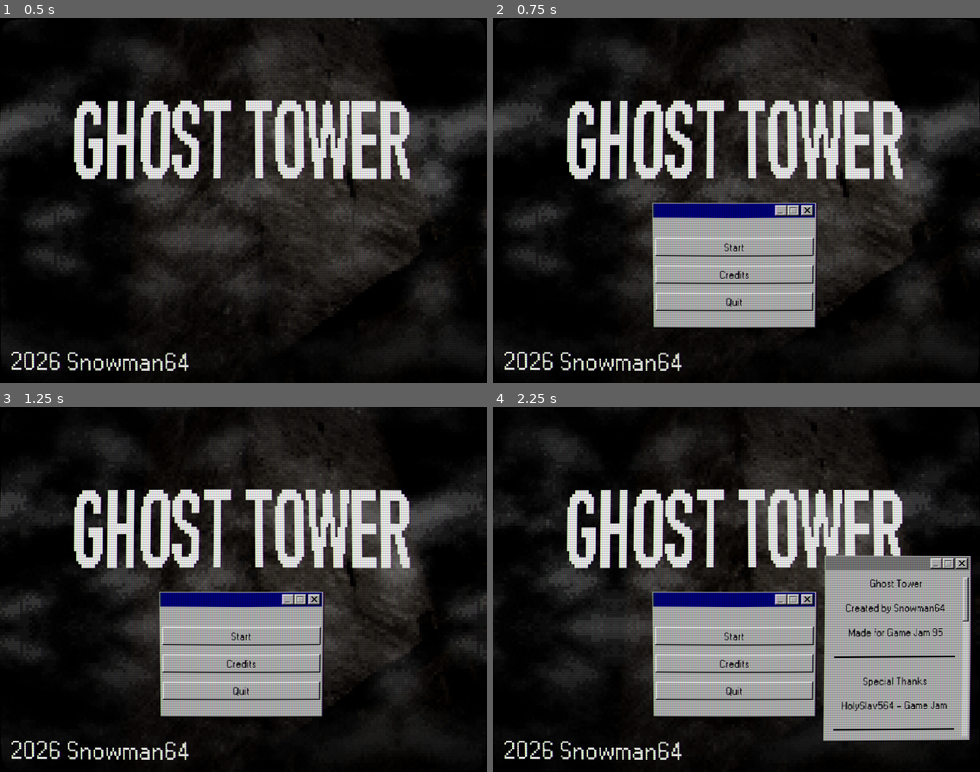
Above: before the commit, frames 1-4 (two rows, left to right).
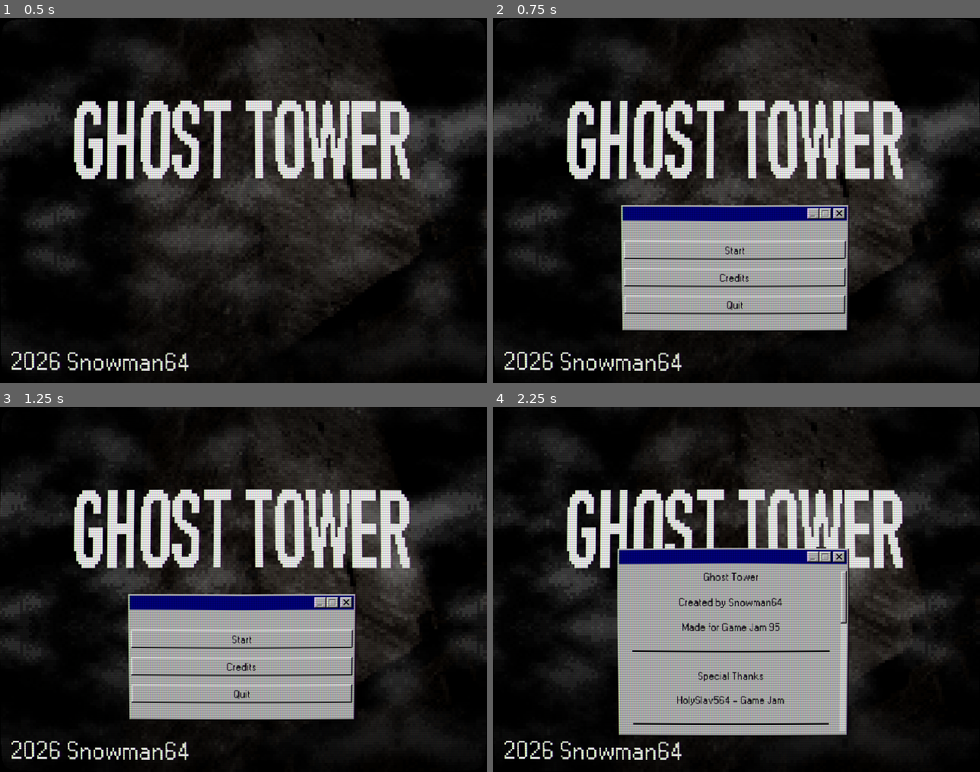
Above: after the commit, the same moments.

Repository: SnowmanSixtyFour/GhostTowerGameJam
Game: Godot game, scene res://Scenes/GUI/title.tscn
The game is run twice, just before and just after one commit, with the same random seed, the same clock (stepped at 60 frames per second) and the same inputs.
Inputs:
- Up to frame 1 (0.5 s): no input
- Up to frame 2 (0.75 s): tap Enter (ui_accept) at 0.5 s; tap Tab at 0.6 s
- Up to frame 3 (1.25 s): tap Enter (ui_accept) at 0.77 s
- Up to frame 4 (2.25 s): click "Credits" at 1.25 s; click "Start" at 2 s

Frame 1 is identical in both runs. In frame 2, 8.0% of the frame differs, in the area x 26-74%, y 50-86%; in frame 3, 8.0%; in frame 4, 27%, in the area x 25-99%, y 38-92%.

Commit message:
Updated Credits Window Position

Diff:
--- a/Scenes/GUI/title.tscn
+++ b/Scenes/GUI/title.tscn
@@ -27,25 +27,29 @@
 
 [sub_resource type="StyleBoxTexture" id="StyleBoxTexture_cu8et"]
 texture = ExtResource("9_wis5d")
-texture_margin_left = 1.0
-texture_margin_top = 20.0
+texture_margin_left = 24.0
+texture_margin_top = 21.0
 texture_margin_right = 60.0
 texture_margin_bottom = 5.0
 expand_margin_left = 2.0
-expand_margin_top = 27.0
+expand_margin_top = 28.0
 expand_margin_right = 3.0
 expand_margin_bottom = 5.0
-
-[sub_resource type="StyleBoxTexture" id="StyleBoxTexture_836cq"]
+axis_stretch_horizontal = 1
+axis_stretch_vertical = 1
+
+[sub_resource type="StyleBoxTexture" id="StyleBoxTexture_770n2"]
 texture = ExtResource("10_ya1nw")
-texture_margin_left = 1.0
-texture_margin_top = 20.0
+texture_margin_left = 24.0
+texture_margin_top = 21.0
 texture_margin_right = 60.0
 texture_margin_bottom = 5.0
 expand_margin_left = 2.0
-expand_margin_top = 27.0
+expand_margin_top = 28.0
 expand_margin_right = 3.0
 expand_margin_bottom = 5.0
+axis_stretch_horizontal = 1
+axis_stretch_vertical = 1
 
 [sub_resource type="StyleBoxFlat" id="StyleBoxFlat_ecnj7"]
 bg_color = Color(0.7529412, 0.7529412, 0.7529412, 1)
@@ -210,16 +214,16 @@
 [node name="OptionsWindow" type="Window" parent="." unique_id=1251386069]
 gui_embed_subwindows = true
 oversampling_override = 1.0
-position = Vector2i(216, 270)
-size = Vector2i(207, 132)
-min_size = Vector2i(54, 124)
+position = Vector2i(175, 274)
+size = Vector2i(290, 132)
+min_size = Vector2i(74, 100)
 max_size = Vector2i(632, 452)
 theme_override_constants/title_height = 22
 theme_override_constants/resize_margin = 12
 theme_override_icons/close = ExtResource("7_770n2")
 theme_override_icons/close_pressed = ExtResource("8_t2e20")
 theme_override_styles/embedded_border = SubResource("StyleBoxTexture_cu8et")
-theme_override_styles/embedded_unfocused_border = SubResource("StyleBoxTexture_836cq")
+theme_override_styles/embedded_unfocused_border = SubResource("StyleBoxTexture_770n2")
 script = ExtResource("11_mcycx")
 
 [node name="Panel" type="Panel" parent="OptionsWindow" unique_id=854067553]
@@ -291,16 +295,16 @@
 [node name="CreditsWindow" type="Window" parent="." unique_id=1429849517]
 gui_embed_subwindows = true
 oversampling_override = 1.0
-position = Vector2i(438, 223)
-size = Vector2i(190, 212)
-min_size = Vector2i(54, 2)
+position = Vector2i(172, 215)
+size = Vector2i(295, 212)
+min_size = Vector2i(74, 2)
 max_size = Vector2i(632, 452)
 theme_override_constants/title_height = 22
 theme_override_constants/resize_margin = 12
 theme_override_icons/close = ExtResource("7_770n2")
 theme_override_icons/close_pressed = ExtResource("8_t2e20")
 theme_override_styles/embedded_border = SubResource("StyleBoxTexture_cu8et")
-theme_override_styles/embedded_unfocused_border = SubResource("StyleBoxTexture_836cq")
+theme_override_styles/embedded_unfocused_border = SubResource("StyleBoxTexture_770n2")
 script = ExtResource("11_mcycx")
 
 [node name="Panel" type="Panel" parent="CreditsWindow" unique_id=2048233495]
@@ -375,6 +379,7 @@
 vertical_alignment = 1
 
 [connection signal="close_requested" from="OptionsWindow" to="." method="close_game"]
+[connection signal="pressed" from="OptionsWindow/Panel/VBoxContainer/Start" to="." method="start_game"]
 [connection signal="pressed" from="OptionsWindow/Panel/VBoxContainer/Credits" to="." method="show_credits"]
 [connection signal="pressed" from="OptionsWindow/Panel/VBoxContainer/Quit" to="." method="close_game"]
 [connection signal="close_requested" from="CreditsWindow" to="." method="hide_credits"]
--- a/Scripts/Global/crt_filter.gd
+++ b/Scripts/Global/crt_filter.gd
@@ -5,7 +5,7 @@
 var video_settings
 
 func _ready() -> void:
-	layer.layer = 1026
+	layer.layer = 1030
 
 	video_settings = SettingsFile.load_video_settings()
 
--- a/Scripts/Global/transition_screen.gd
+++ b/Scripts/Global/transition_screen.gd
@@ -6,7 +6,7 @@
 @onready var animation_player = $AnimationPlayer
 
 func _ready() -> void:
-	layer = 1025
+	layer = 1029
 	color_rect.visible = false
 	animation_player.animation_finished.connect(_on_animation_finished)
 
--- a/Scripts/Scenes/title.gd
+++ b/Scripts/Scenes/title.gd
@@ -5,17 +5,24 @@
 
 @onready var press_start_label = $PressStartLabel
 
+var move_credits_opposite = true
+var screen_width = 640
+
 func _ready():
 	# Set title
 	options_window.hide()
 	credits_window.hide()
 
 func _process(delta: float):
-	pass
+	if move_credits_opposite:
+		credits_window.position.x = screen_width - options_window.position.x - credits_window.size.x
 
 func _input(event: InputEvent):
 	if Input.is_action_pressed("ui_accept"):
 		show_options()
+
+func start_game():
+	AudioManager.play_sfx(Audio.click)
 
 func show_options():
 	# Show window
@@ -26,6 +33,8 @@
 	press_start_label.stop_flashing()
 
 func show_credits():
+	move_credits_opposite = false
+
 	AudioManager.play_sfx(Audio.click)
 
 	credits_window.show()
Binary file changed: Assets/Images/GUI/window.png
Binary file changed: Assets/Images/GUI/window_unfocused.png
